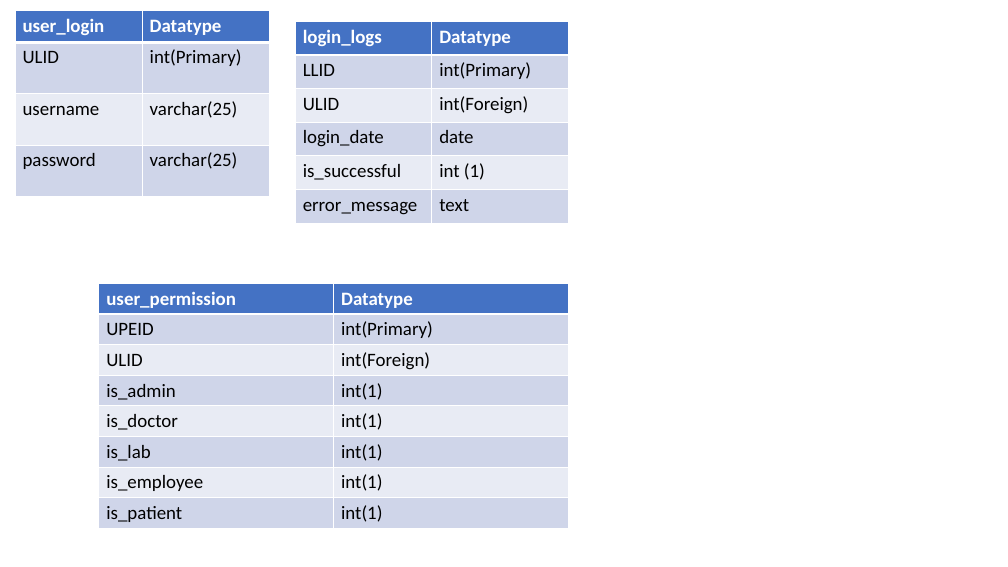
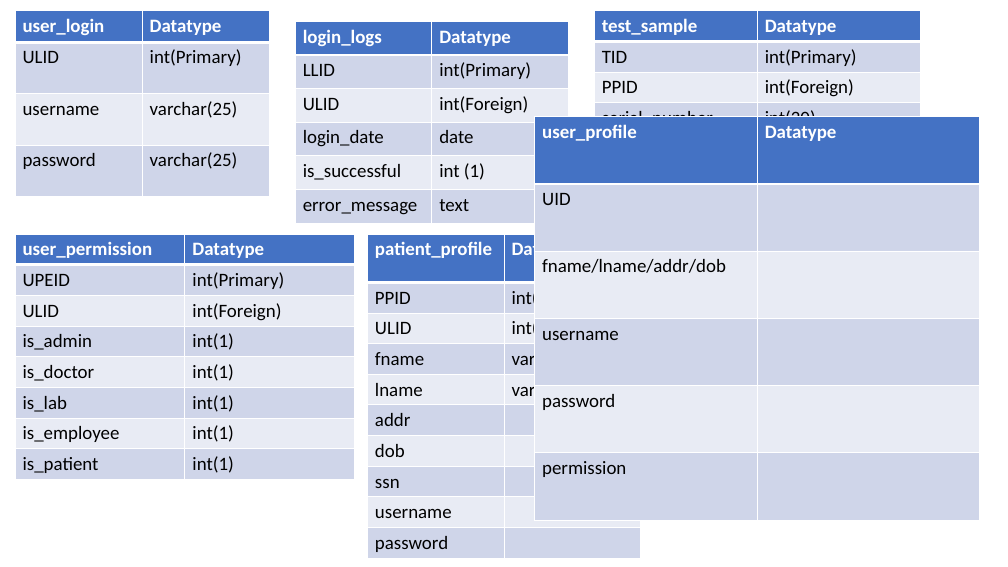
Before and after one commit to evanjam/CovidTestingSite, a slide deck: slide 2 of docs/tables_demo.pptx (slide 1 before the commit). Drawn at 1008x567 pixels with LibreOffice and Linux fonts; fonts in the diff are those of the drawing. Boxes give left, top, right and bottom in pixels: in the first picture for what was removed or moved away, otherwise in the second. Text is boxed around its words. In the diff, an @@ line names an element or a change of style, - is before the commit and + after.

```diff
--- a/docs/tables_demo.pptx
+++ b/docs/tables_demo.pptx
@@ table added at [594,11,921,222], 7 rows, 2 columns @@
+test_sample | Datatype
+TID | int(Primary)
+PPID | int(Foreign)
+serial_number | int(20)
+test_date | date
+result | int(1)
+is_signed | boolean
@@ table added at [535,116,981,520], 6 rows, 2 columns @@
+user_profile | Datatype
+UID | 
+fname/lname/addr/dob | 
+username | 
+password | 
+permission | 
@@ table: place and size @@
-table at [99,284,569,526]
+table at [15,234,355,477]
@@ table added at [368,234,641,556], 10 rows, 2 columns @@
+patient_profile | Datatype
+PPID | int(Primary)
+ULID | int(Foreign)
+fname | varchar(25)
+lname | varchar(25)
+addr | 
+dob | 
+ssn | 
+username | 
+password | 
```
Also in this commit, not shown: 2 other files.
